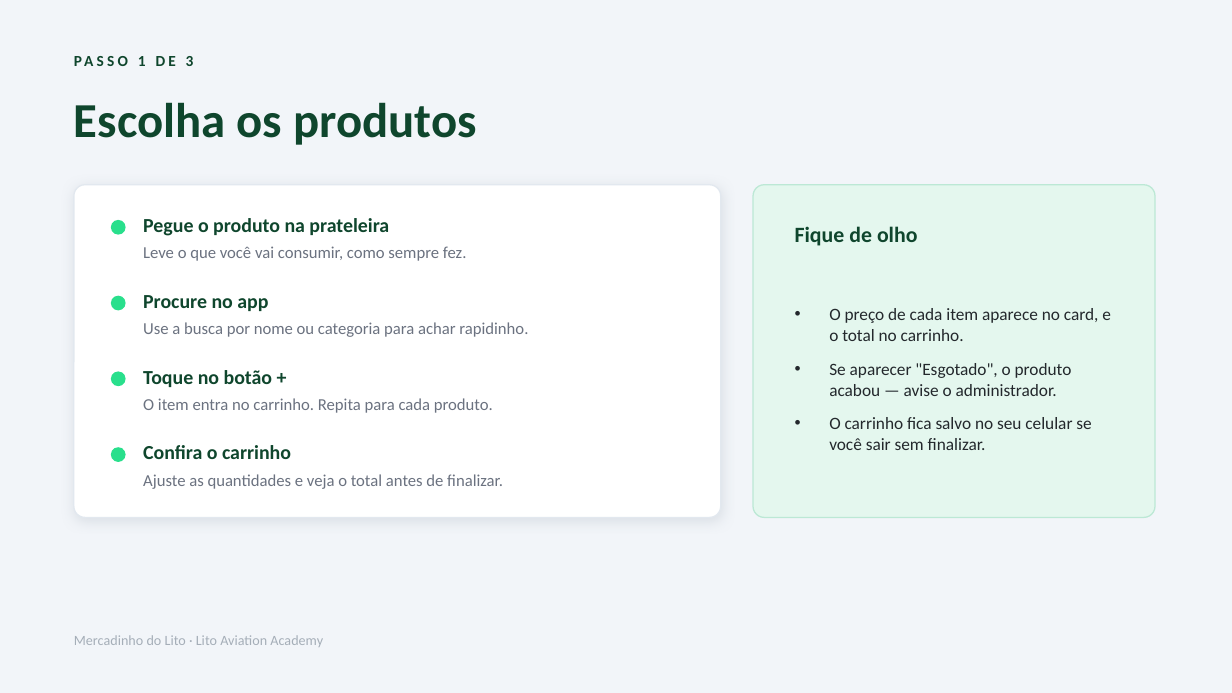
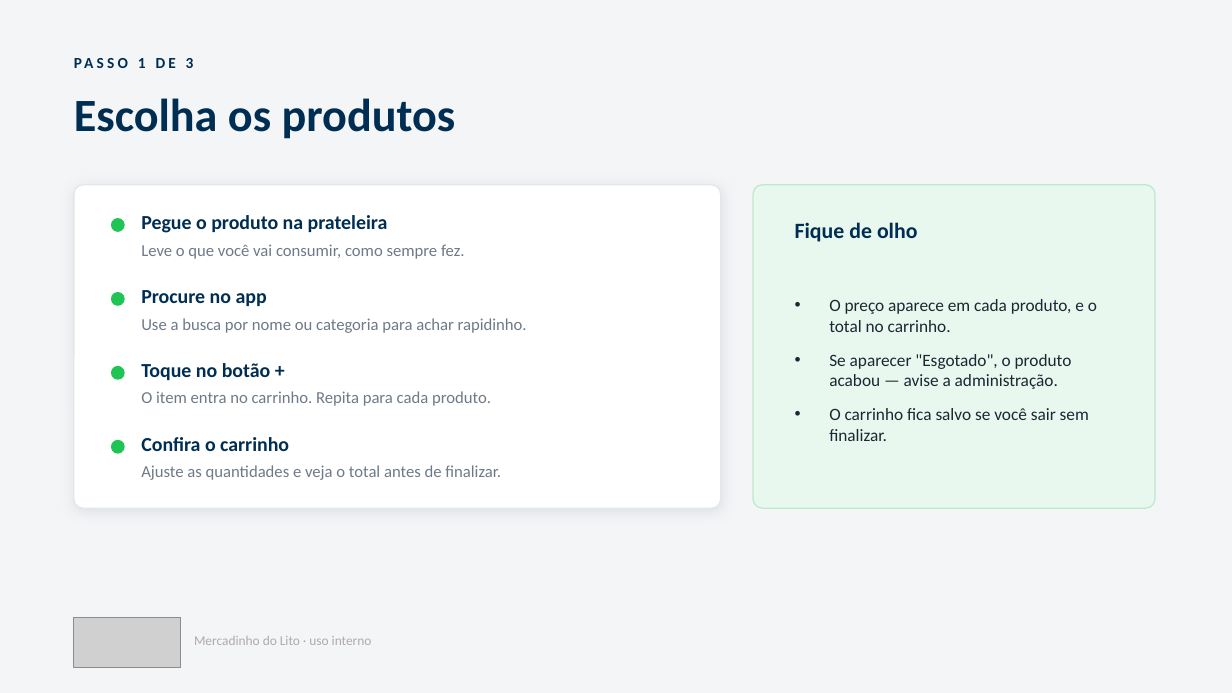
Before and after one commit to LitoGroup/mercadinho, a slide deck: slide 6 of docs/Mercadinho-do-Lito-como-usar.pptx. Drawn at 1232x693 pixels with LibreOffice and Linux fonts; fonts in the diff are those of the drawing; grey boxes stand for pictures. Boxes give left, top, right and bottom in pixels: in the first picture for what was removed or moved away, otherwise in the second. Text is boxed around its words. In the diff, an @@ line names an element or a change of style, - is before the commit and + after.

```diff
--- a/docs/Mercadinho-do-Lito-como-usar.pptx
+++ b/docs/Mercadinho-do-Lito-como-usar.pptx
@@ background #F2F5F9 to #F4F5F7 @@
@@ text colour #0F462D to #002E53 in 6 elements at <box>141,215,388,233</box>, <box>795,222,918,242</box>, <box>141,290,267,306</box>, <box>141,363,271,380</box>, <box>141,437,289,451</box>, <box>138,58,194,68</box> @@
@@ text "Escolha os produtos" at <box>74,98,456,139</box>: size 38 to 36 pt, text colour #0F462D to #002E53 @@
@@ rounded rectangle: place and size @@
-rounded rectangle at <box>74,185,721,518</box>
+rounded rectangle at <box>74,185,721,508</box>
@@ rounded rectangle at <box>74,185,721,508</box>: outline #E2E8EF 1 pt to #E3E6EA 1 pt; shadow changed; proportions changed @@
@@ rounded rectangle: place and size @@
-rounded rectangle at <box>753,185,1155,518</box>
+rounded rectangle at <box>753,185,1155,508</box>
@@ rounded rectangle at <box>753,185,1155,508</box>: fill #E4F7EE to #E8F8EE; outline #BCE8D5 1 pt to #BEE9CE 1 pt; proportions changed @@
@@ text at <box>829,299,1097,441</box>: text changed; text colour #23282C to #1B2733 @@
-• O preço de cada item aparece no card, e o total no carrinho.
-• Se aparecer "Esgotado", o produto acabou — avise o administrador.
-• O carrinho fica salvo no seu celular se você sair sem finalizar.
+• O preço aparece em cada produto, e o total no carrinho.
+• Se aparecer "Esgotado", o produto acabou — avise a administração.
+• O carrinho fica salvo se você sair sem finalizar.
@@ fill #29DF8C to #1EC555 in 4 elements at <box>111,218,125,232</box>, <box>111,292,125,306</box>, <box>111,366,125,380</box>, <box>111,440,125,454</box> @@
@@ 3 ellipses: place and size @@
-3 ellipses at <box>111,296,126,462</box>
+3 ellipses at <box>111,292,125,454</box>
@@ text "Confira o carrinho": place and size @@
-text "Confira o carrinho" at <box>143,445,291,459</box>
+text "Confira o carrinho" at <box>141,437,289,451</box>
@@ text colour #6B7280 to #6E7A87 in 4 elements at <box>141,244,465,259</box>, <box>141,318,527,333</box>, <box>141,391,491,406</box>, <box>141,465,501,480</box> @@
@@ text "Ajuste as quantidades e veja ...": place and size @@
-text "Ajuste as quantidades e veja ..." at <box>143,474,503,489</box>
+text "Ajuste as quantidades e veja ..." at <box>141,465,501,480</box>
@@ picture added at <box>74,617,180,667</box> @@
@@ text at <box>194,636,372,645</box>: text changed; size 11 to 10.5 pt; text colour #A5AEB8 to #B0AAAA @@
-Mercadinho do Lito · Lito Aviation Academy
+Mercadinho do Lito · uso interno
```
Also in this commit, not shown: 8 other slides changed.
